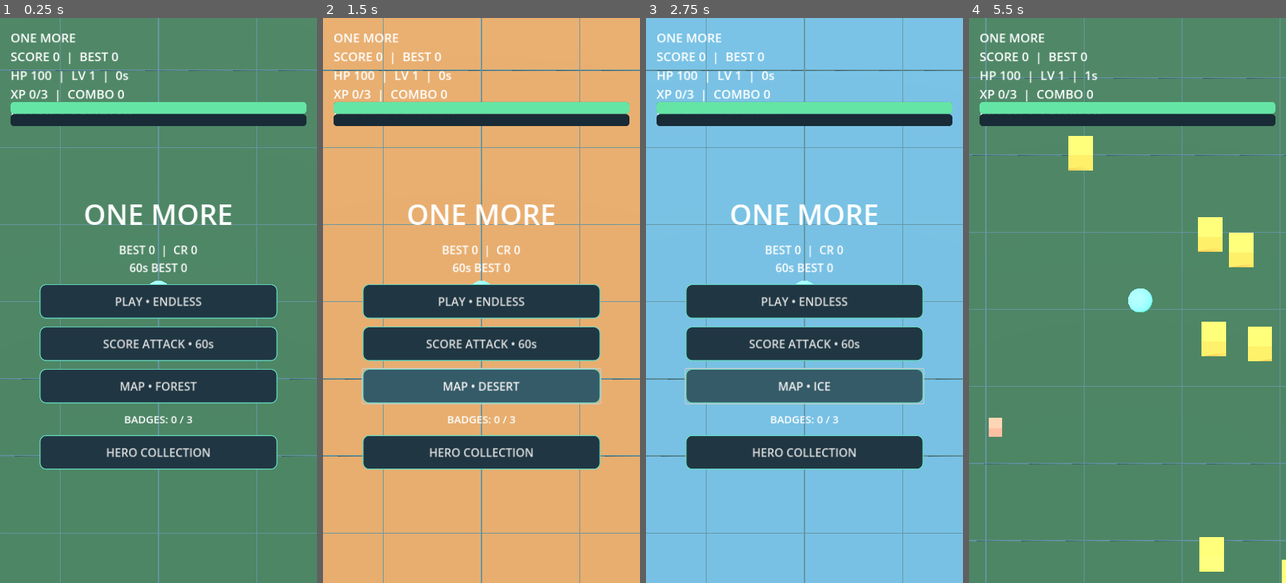
Above: before the commit, frames 1-4 (left to right).
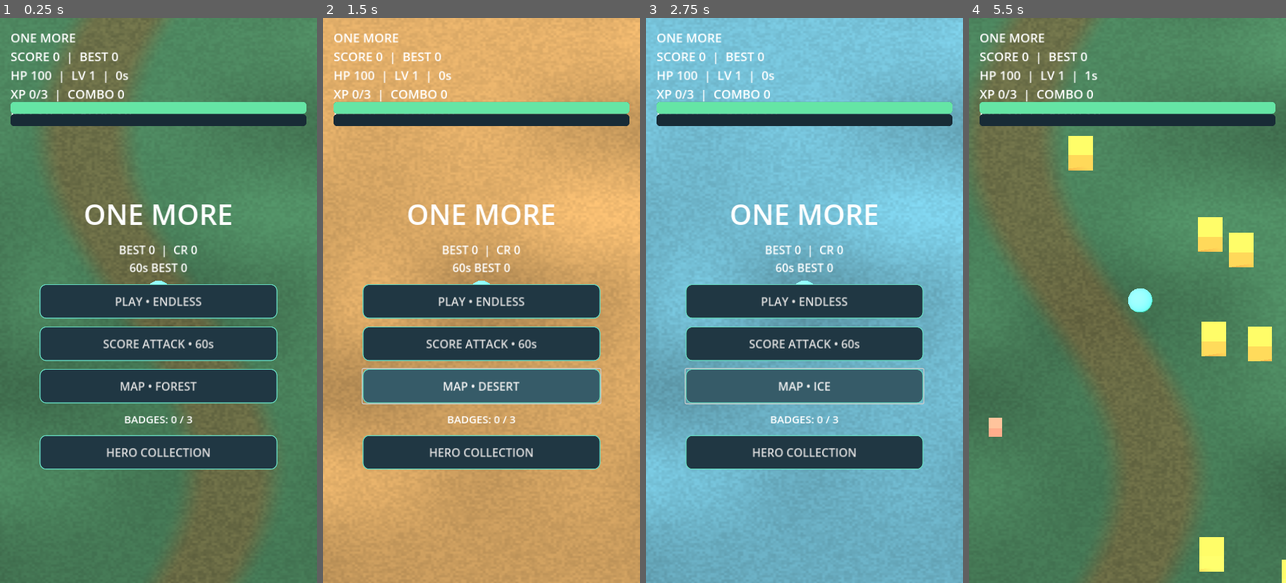
Above: after the commit, the same moments.

Repository: gemini13334-beep/---
Game: Godot game, scene res://main.tscn
Same seed, same stepped clock (60 frames per second), same inputs: the game is played once before the commit and once after it.
Inputs (mouse positions are in pixels of both pictures, inside the frame that each line leads up to):
- Up to frame 1 (0.25 s): no input
- Up to frame 2 (1.5 s): click "MAP • FOREST" at 0.5 s; click "MAP • CITY" at 1.25 s
- Up to frame 3 (2.75 s): click "MAP • DESERT" at 2 s
- Up to frame 4 (5.5 s): click "MAP • ICE" at 2.75 s; click "MAP • VOLCANO" at 3.5 s; click "PLAY • ENDLESS" at 4.25 s; move the mouse to (1197, 272) at 5.02 s; hold Right (ui_right) from 5.03 s (still down); click (1197, 272) at 5.17 s

The runs differ from the first frame. In frame 1, 19% of the frame differs, in the area x 0-100%, y 0-100%; in frame 2, 27%; in frame 3, 37%; in frame 4, 27%.

Commit message:
Replace debug arena grid with procedural terrain and forest perimeter art

Diff:
--- a/one-more/arena.gd
+++ b/one-more/arena.gd
@@ -106,18 +106,39 @@
 		var prop := model(mesh,Color(GROUND_COLORS[biome]).lightened(0.25),Vector3(cos(angle)*radius,0.5,sin(angle)*radius))
 		attach_art(prop,BIOMES[biome].to_lower() if i%2 == 0 else ["tree","ruin","cactus","ice_spire","lava_vent"][biome])
 		prop.rotation.y = angle
+		prop.scale = Vector3.ONE*(0.8+0.45*abs(sin(float(i)*2.7)))
 		scenery.append(prop)
+	if biome == 0:
+		var rng := RandomNumberGenerator.new()
+		rng.seed = 8271
+		for i in range(30):
+			var angle := rng.randf_range(0,TAU)
+			var radius := rng.randf_range(21.5,23.5)
+			var mesh := SphereMesh.new()
+			mesh.radius = 0.45
+			mesh.height = 0.65
+			var prop := model(mesh,Color("#52634c"),Vector3(cos(angle)*radius,0.3,sin(angle)*radius))
+			attach_art(prop,"rock" if i%3 == 0 else "tree")
+			prop.scale = Vector3.ONE*rng.randf_range(0.65,1.5)
+			prop.rotation.y = angle
+			scenery.append(prop)
 
 var ground: MeshInstance3D
 var biome_button: Button
 const BIOMES = ["FOREST","CITY","DESERT","ICE","VOLCANO"]
 const GROUND_COLORS = ["#294a37","#34404c","#82613d","#426c80","#4d292c"]
 
+func update_ground_material() -> void:
+	var mat := ShaderMaterial.new()
+	mat.shader = preload("res://shaders/terrain.gdshader")
+	mat.set_shader_parameter("base_color",Color(GROUND_COLORS[biome]))
+	mat.set_shader_parameter("forest",1.0 if biome == 0 else 0.0)
+	ground.material_override = mat
+
 func cycle_biome() -> void:
 	biome = (biome+1)%BIOMES.size()
 	biome_button.text = "MAP • "+BIOMES[biome]
-	var mat := ground.material_override as StandardMaterial3D
-	mat.albedo_color = Color(GROUND_COLORS[biome])
+	update_ground_material()
 	rebuild_scenery()
 
 var best_sprint := 0
@@ -479,27 +500,8 @@
 	var floor_mesh := BoxMesh.new()
 	floor_mesh.size = Vector3(44, 0.2, 44)
 	ground = model(floor_mesh, Color(GROUND_COLORS[biome]), Vector3(0,-0.2,0))
+	update_ground_material()
 	rebuild_scenery()
-	for i in range(-20,21,4):
-		var line := BoxMesh.new()
-		line.size = Vector3(0.035,0.02,44)
-		model(line,Color("#36535a"),Vector3(i,-0.08,0))
-		var cross := BoxMesh.new()
-		cross.size = Vector3(44,0.02,0.035)
-		model(cross,Color("#36535a"),Vector3(0,-0.08,i))
-	for i in range(32):
-		var angle := TAU*float(i)/32.0
-		var rock := BoxMesh.new()
-		rock.size = Vector3(1.3,randf_range(0.5,2.0),1.3)
-		var prop := model(rock,Color("#45616a"),Vector3(cos(angle)*23,0.5,sin(angle)*23))
-		prop.rotation.y = angle
-	for i in range(12):
-		var pillar := CylinderMesh.new()
-		pillar.top_radius = 0.18
-		pillar.bottom_radius = 0.35
-		pillar.height = 2.4
-		var angle := TAU*float(i)/12.0
-		model(pillar,Color("#8cc9c1"),Vector3(cos(angle)*21,1.2,sin(angle)*21))
 	var sphere := SphereMesh.new()
 	hero = model(sphere,Color("#62f5c5"),Vector3(0,0.5,0))
 	apply_hero_art()
@@ -507,12 +509,14 @@
 	add_child(light)
 	light.rotation_degrees = Vector3(-60,-30,0)
 	light.shadow_enabled = true
+	light.light_color = Color("#fff1d2")
+	light.light_energy = 1.15
 	var env := WorldEnvironment.new()
 	env.environment = Environment.new()
 	env.environment.background_mode = Environment.BG_COLOR
 	env.environment.background_color = Color("#13242c")
 	env.environment.ambient_light_source = Environment.AMBIENT_SOURCE_COLOR
-	env.environment.ambient_light_color = Color.WHITE
+	env.environment.ambient_light_color = Color("#b5d3df")
 	env.environment.ambient_light_energy = 0.65
 	add_child(env)
 	camera = Camera3D.new()
--- /dev/null
+++ b/one-more/shaders/terrain.gdshader
@@ -0,0 +1,18 @@
+shader_type spatial;
+render_mode diffuse_burley;
+uniform vec4 base_color : source_color = vec4(0.16,0.29,0.22,1.0);
+uniform float forest = 1.0;
+varying vec3 world_pos;
+void vertex(){world_pos=(MODEL_MATRIX*vec4(VERTEX,1.0)).xyz;}
+float hash(vec2 p){return fract(sin(dot(p,vec2(127.1,311.7)))*43758.5453);}
+float noise2(vec2 p){vec2 i=floor(p);vec2 f=fract(p);f=f*f*(3.0-2.0*f);return mix(mix(hash(i),hash(i+vec2(1,0)),f.x),mix(hash(i+vec2(0,1)),hash(i+vec2(1,1)),f.x),f.y);}
+void fragment(){
+ vec2 p=world_pos.xz;
+ float broad=noise2(p*0.22);
+ float grain=noise2(p*9.0);
+ float path=1.0-smoothstep(1.0,2.4,abs(p.x-sin(p.y*0.18)*3.0));
+ vec3 ground=base_color.rgb*(0.78+0.38*broad+0.12*grain);
+ vec3 dirt=vec3(0.30,0.24,0.15)*(0.85+0.25*grain);
+ ALBEDO=mix(ground,dirt,path*forest*0.7);
+ ROUGHNESS=0.94;
+}
